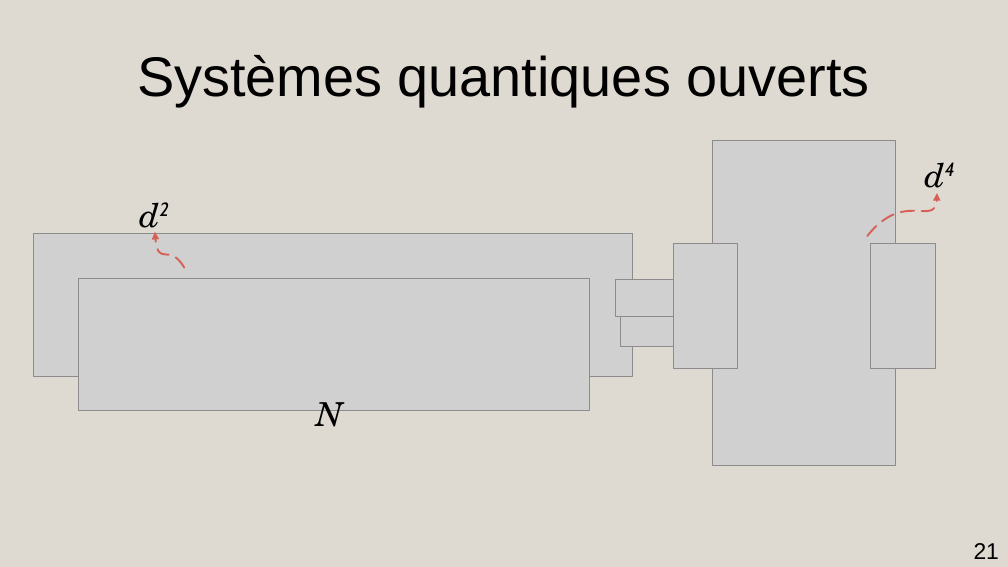
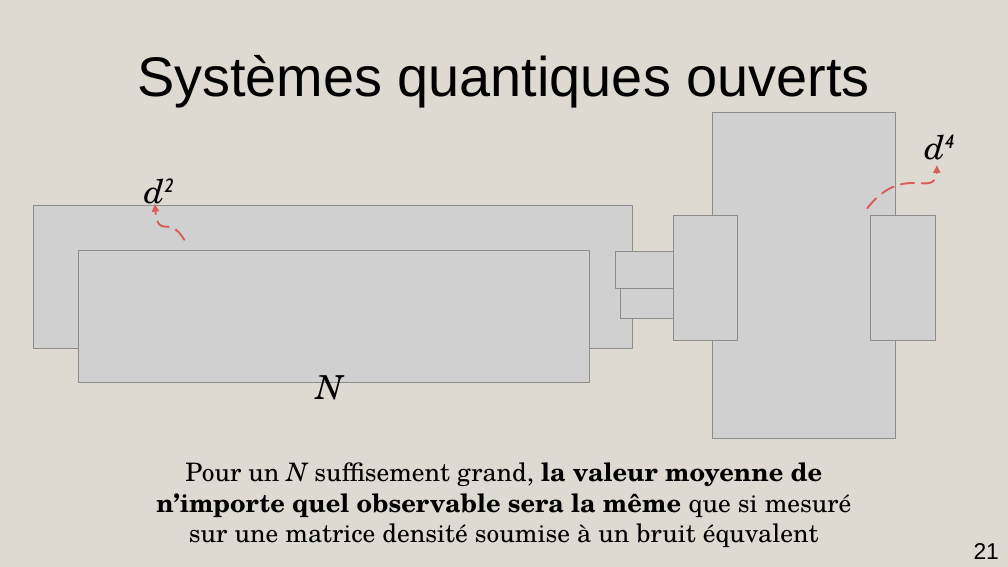
Before and after one commit to AmdaU/presentations, a slide deck: slide 21 of Seminaire/Seminaire.odp. Drawn at 1008x567 pixels with LibreOffice and Linux fonts; fonts in the diff are those of the drawing; grey boxes stand for pictures. Boxes give left, top, right and bottom in pixels: in the first picture for what was removed or moved away, otherwise in the second. Text is boxed around its words. In the diff, an @@ line names an element or a change of style, - is before the commit and + after.

```diff
--- a/Seminaire/Seminaire.odp
+++ b/Seminaire/Seminaire.odp
@@ title "d2" rewrapped from (x1=0, y1=181, x2=351, y2=248) to (x1=0, y1=157, x2=357, y2=224) @@
@@ 2 pictures, 1 freeform shape moved together from (x1=673, y1=193, x2=938, y2=369) to (x1=673, y1=166, x2=938, y2=341) @@
@@ picture at (x1=33, y1=206, x2=632, y2=349): rotation 270 to 0 degrees @@
@@ 1 picture, 1 text, 1 title, 1 freeform shape moved together from (x1=155, y1=141, x2=1008, y2=466) to (x1=155, y1=113, x2=1008, y2=439) @@
@@ picture at (x1=79, y1=251, x2=589, y2=382): rotation 0 to 270 degrees @@
@@ picture resized from (x1=620, y1=299, x2=680, y2=347) to (x1=616, y1=252, x2=692, y2=288) @@
@@ picture resized from (x1=616, y1=279, x2=692, y2=316) to (x1=620, y1=271, x2=680, y2=318) @@
@@ title added at (x1=156, y1=462, x2=852, y2=547), 20 pt, text #000000 @@
+Pour un N suffisement grand, la valeur moyenne de n’importe quel observable sera la même que si mesuré sur une matrice densité soumise à un bruit équvalent
```
Also in this commit, not shown: 5 other slides changed, 5 other files.
